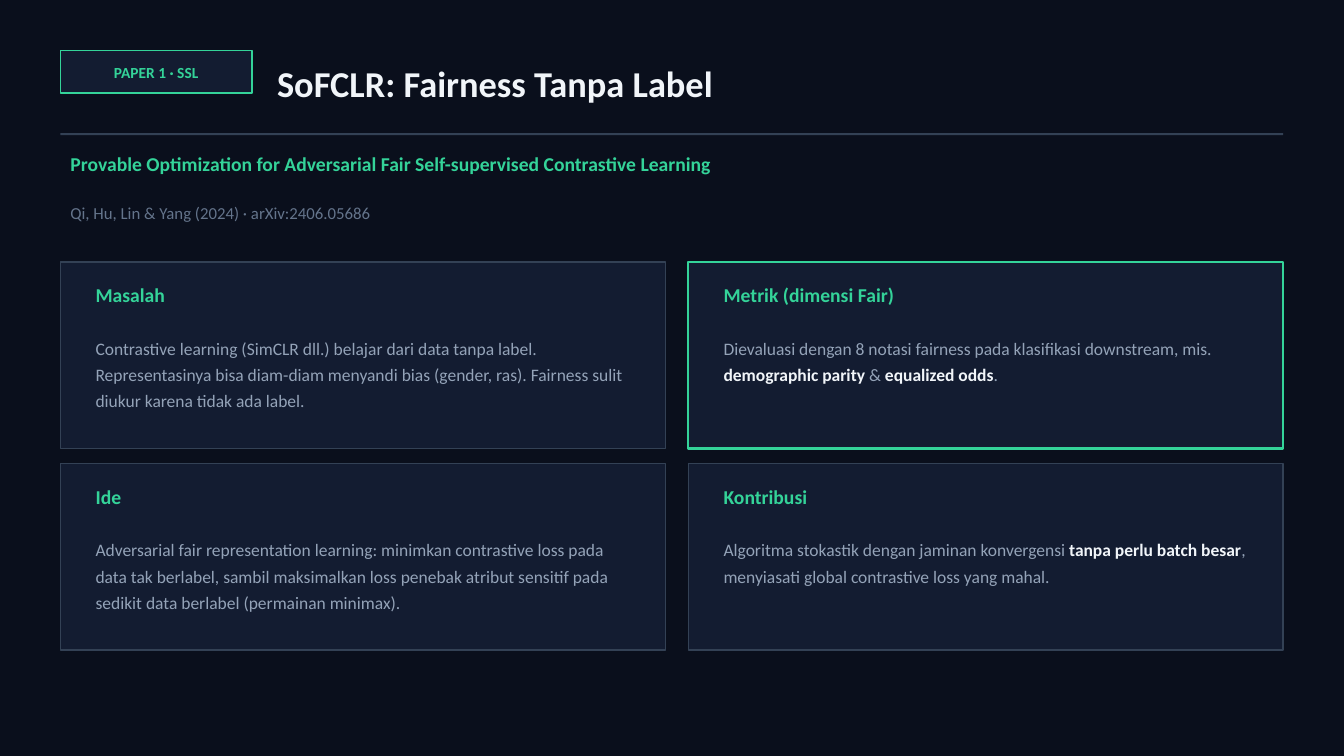
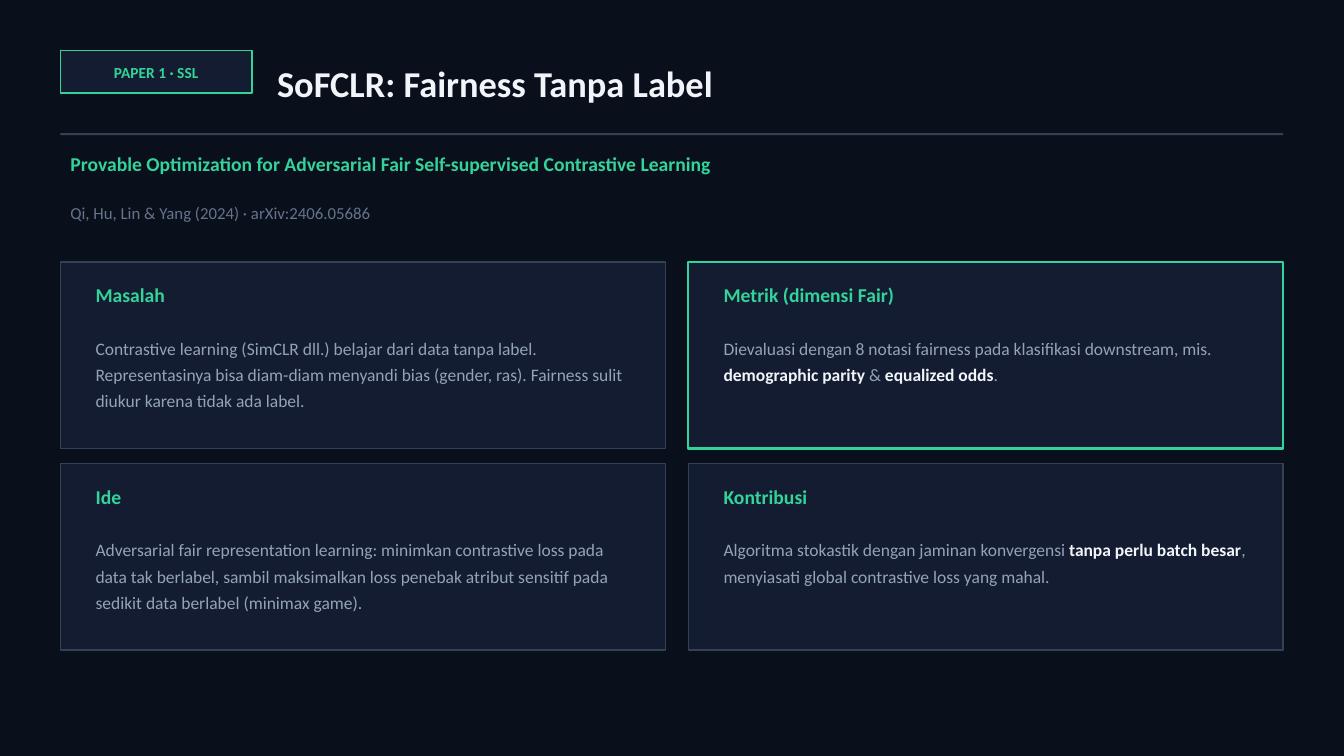
Before and after one commit to awangga/awangga.github.io, a slide deck: slide 4 of safe/metrics/SAFE-AI-Metrics.pptx. Drawn at 1344x756 pixels with LibreOffice and Linux fonts; fonts in the diff are those of the drawing. Boxes give left, top, right and bottom in pixels: in the first picture for what was removed or moved away, otherwise in the second. Text is boxed around its words. In the diff, an @@ line names an element or a change of style, - is before the commit and + after.

```diff
--- a/safe/metrics/SAFE-AI-Metrics.pptx
+++ b/safe/metrics/SAFE-AI-Metrics.pptx
@@ text at <box>96,544,608,612</box>: text changed @@
-Adversarial fair representation learning: minimkan contrastive loss pada data tak berlabel, sambil maksimalkan loss penebak atribut sensitif pada sedikit data berlabel (permainan minimax).
+Adversarial fair representation learning: minimkan contrastive loss pada data tak berlabel, sambil maksimalkan loss penebak atribut sensitif pada sedikit data berlabel (minimax game).
```
Also in this commit, not shown: 2 other slides changed, 3 slides added, 1 other file.
